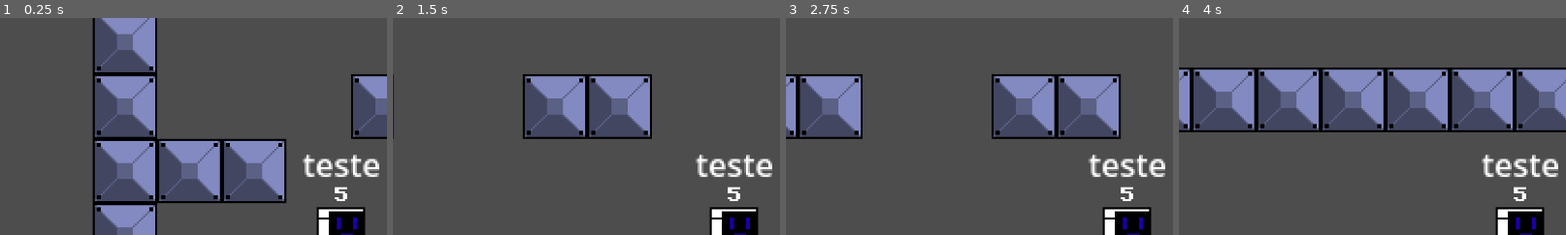
Above: before the commit, frames 1-4 (left to right).
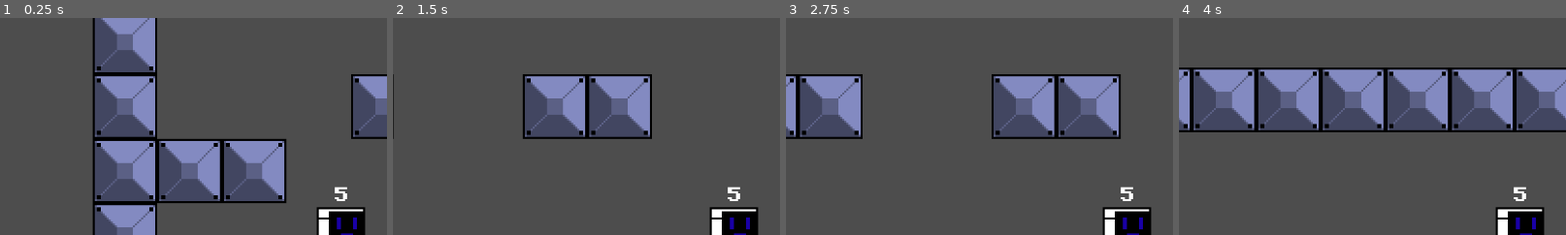
Above: after the commit, the same moments.

Repository: DanielKuhnDeAraujo/Robozin
Game: Godot game, scene res://scenes/jogo.tscn
The game is run twice, just before and just after one commit, with the same random seed, the same clock (stepped at 60 frames per second) and the same inputs.
Inputs:
- Up to frame 1 (0.25 s): no input
- Up to frame 2 (1.5 s): tap Enter at 0.5 s; hold D (andar_direita) from 0.53 s (still down); tap Space (pulo) at 0.77 s
- Up to frame 3 (2.75 s): tap Space (pulo) at 1.52 s; release D (andar_direita) at 2.03 s; hold Left (andar_esquerda) from 2.03 s (still down)
- Up to frame 4 (4 s): release Left (andar_esquerda) at 2.78 s; hold D (andar_direita) from 2.78 s (still down); tap Space (pulo) at 3.02, 3.77 s
The pictures show only the part of the screen within x 6-56%, y 0-50%; the shares and areas given below are measured in that part.

The runs differ from the first frame. In frame 1, 1.2% of the frame differs, in the area x 78-98%, y 62-74%; in frame 2, 1.2%; in frame 3, 1.2%; in frame 4, 1.2%.

Commit message:
me livvrei do teste

Diff:
--- a/scenes/player.tscn
+++ b/scenes/player.tscn
@@ -47,13 +47,6 @@
 label_settings = SubResource("LabelSettings_dqkch")
 horizontal_alignment = 1
 
-[node name="f" type="Label" parent="."]
-offset_left = -19.0
-offset_top = -47.0
-offset_right = 21.0
-offset_bottom = -24.0
-text = "teste"
-
 [node name="Timer_Knock" type="Timer" parent="."]
 wait_time = 0.2
 one_shot = true
